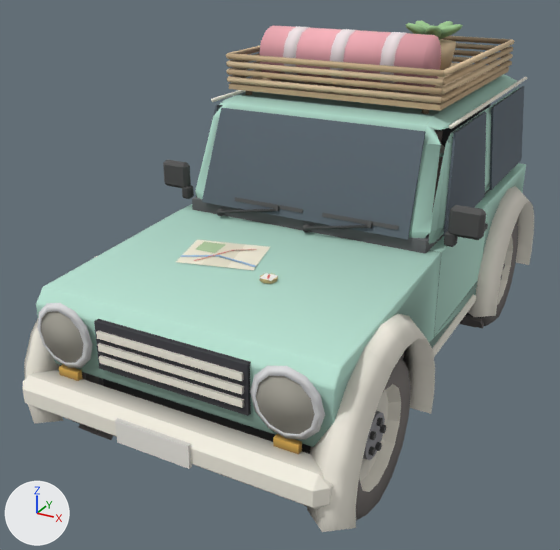
Before and after pictures for a commit that changed the glTF model props/jeep/jeep_toy.glb.
Both versions are drawn from a 50 mm camera at (1.87, -4.02, 2.58) aimed at (-0.23, -0.21, 0.67). The lights are fixed; the arrows at lower left show +X, +Y and +Z. The older version comes first. Where no turn or scale is listed for an object, it has been applied to the vertices. Vertices at exactly the same position are counted once.

In view in the first picture: 'DoorD', 'DoorP', 'Glass', 'GlassP', 'Jeep', 'Map' and 3 more.
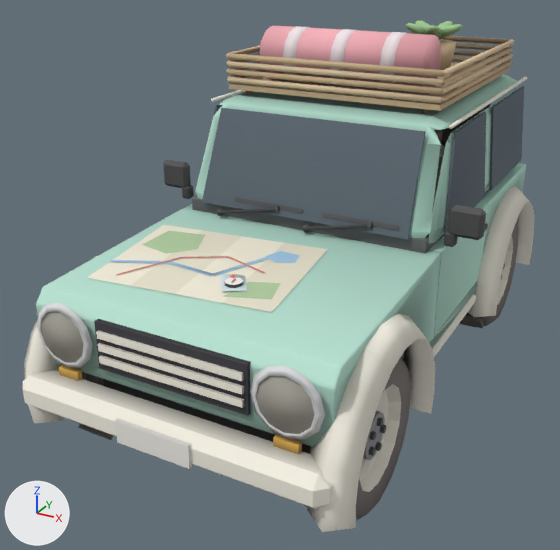
What the commit changed:
me_quad_008 is used by ob_map; location (-0.2, -0.86, 1.045).
me_quad_008 had 28 vertices, 16 faces and spanned x -0.238..0.238, y -0.192..0.192, z -0.008..0.009.
me_quad_008 now has 48 vertices, 28 faces and spans x -0.534..0.534, y -0.418..0.418, z -0.018..0.018.
me_quad_008 part 1: the loose piece of 4 vertices spanning x -0.185..-0.049, y -0.018..0.111, z 0.001..0.007 is rebuilt with 4 vertices and now spans x -0.177..0.043, y -0.023..0.102, z 0.003..0.008.
me_quad_008 part 2: the loose piece of 4 vertices spanning x -0.192..-0.009, y -0.132..-0.026, z -0.003..0.002 is rebuilt with 4 vertices and now spans x -0.193..0.089, y -0.136..-0.079, z -0.002..-0.001.
me_quad_008 part 3: the loose piece of 4 vertices spanning x -0.014..0.23, y -0.07..-0.025, z 0.0..0.002 is deleted.
me_quad_008 part 4: 8 vertices removed from x -0.238..0.238, y -0.192..0.192, z -0.008..0.008; 40 vertices added at x -0.534..0.534, y -0.418..0.418, z -0.018..0.018.
Other edits to the shape of me_quad_008 do not show in these pictures.
Object 'Map' (ob_map) moves from (-0.2, -0.86, 1.045) to (-0.2, -0.98, 1.039).

Pixel boxes [x1, y1, x2, y2] of what changed, in the pictures (560 x 550 px):
'Map', reshaped, moved (155% wider, 184% taller): before [176, 240, 270, 270]; after [87, 225, 328, 312]
part 1 of me_quad_008, rebuilt: before [196, 242, 226, 253]; after [181, 256, 228, 258]
part 2 of me_quad_008, rebuilt: before [181, 255, 218, 257]; after [168, 262, 212, 276]
part 3 of me_quad_008, deleted: before [218, 255, 256, 267]
part 4 of me_quad_008, built on: before [176, 240, 270, 270]; after [87, 225, 328, 312]
